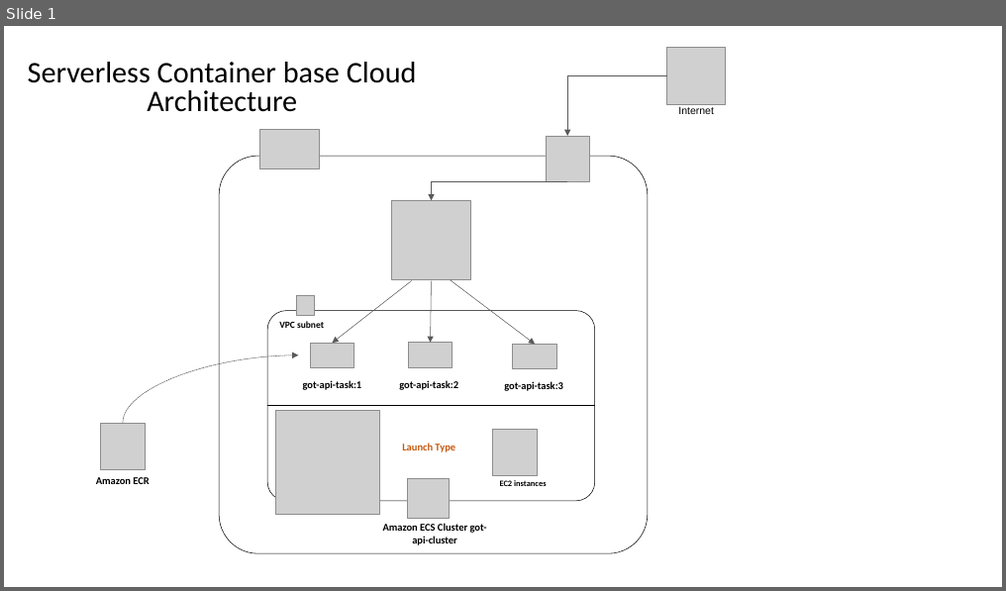
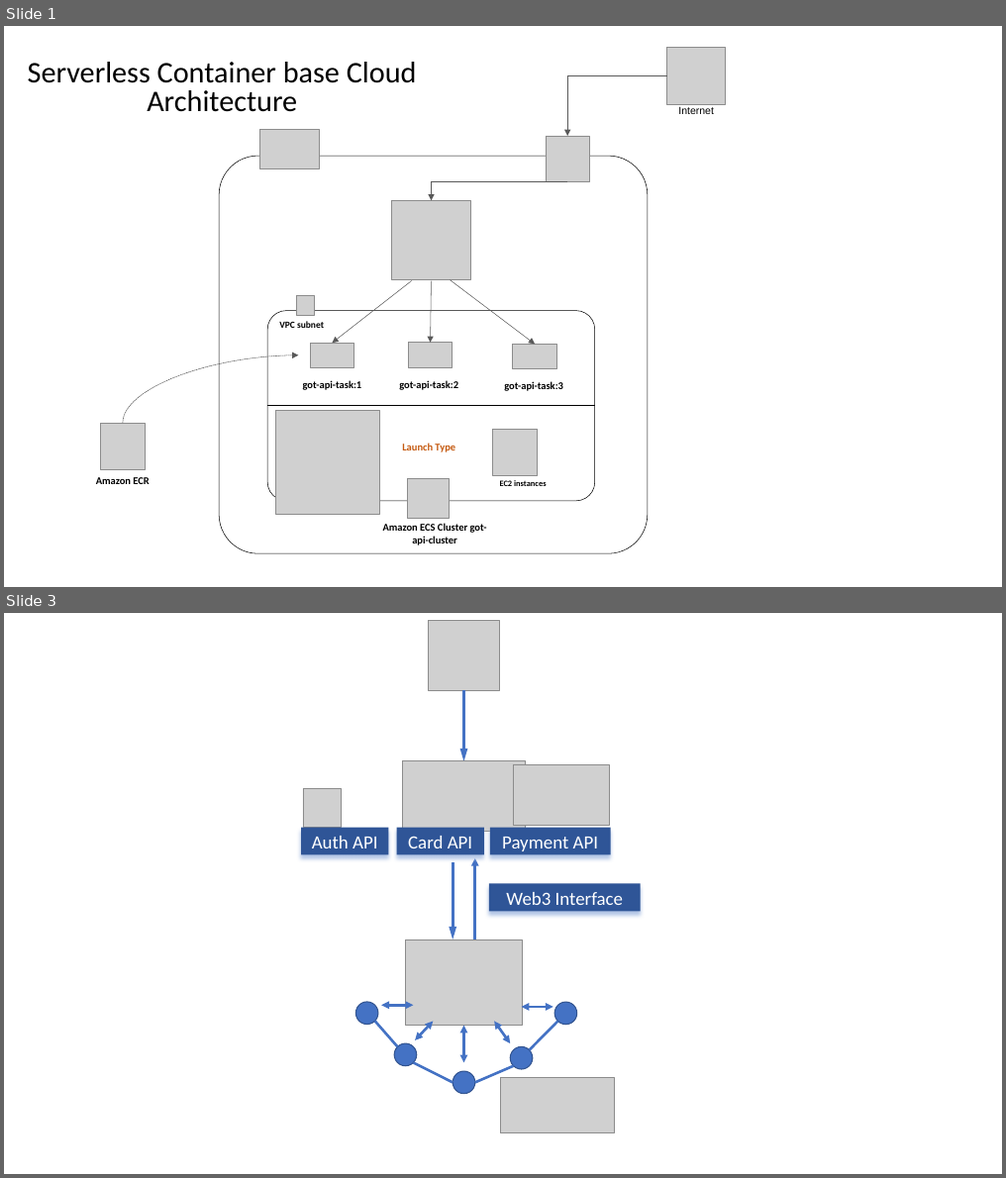
Before and after one commit to nguyensjsu/su18-202-got, a slide deck: Diagrams/ArchitectureDiagrams.pptx. Shown one above the other, each under a label of ours: slide 1 before the commit, slides 1 and 3 after it; the slides between them are not shown. The pictures are 1006x591 and 1006x1178 pixels, drawn with LibreOffice and Linux fonts; fonts in the diff are those of the drawing; grey boxes stand for pictures. Boxes give left, top, right and bottom in pixels: in the first picture for what was removed or moved away, otherwise in the second. Text is boxed around its words. In the diff, an @@ line names an element or a change of style, - is before the commit and + after.

```diff
--- a/Diagrams/ArchitectureDiagrams.pptx
+++ b/Diagrams/ArchitectureDiagrams.pptx
@@ slide 3 added at <box>4,613,1002,1174</box>, background #FFFFFF @@
@@ picture added at <box>429,620,499,690</box> @@
@@ arrow added from (463, 691) to (463, 761), #4472C4 2.5 pt @@
@@ picture added at <box>402,761,526,831</box> @@
@@ picture added at <box>303,789,341,828</box> @@
@@ picture added at <box>514,765,611,826</box> @@
@@ rectangle added at <box>301,827,389,855</box>, fill #2F5597, 18 pt, text #FFFFFF @@
+Auth API
@@ rectangle added at <box>397,827,484,855</box>, fill #2F5597, 18 pt, text #FFFFFF @@
+Card API
@@ rectangle added at <box>490,827,611,855</box>, fill #2F5597, 18 pt, text #FFFFFF @@
+Payment API
@@ arrow added from (452, 862) to (452, 940), #4472C4 2.5 pt @@
@@ arrow added from (475, 940) to (475, 859), #4472C4 2.5 pt @@
@@ rectangle added at <box>489,884,641,912</box>, fill #2F5597, 18 pt, text #FFFFFF @@
+Web3 Interface
@@ picture added at <box>405,940,522,1026</box> @@
@@ ellipse added at <box>355,1002,378,1025</box>, fill #4472C4, outline #325491 1 pt @@
@@ line added from (398, 1048) to (375, 1021), #4472C4 2.5 pt @@
@@ double arrow added from (381, 1005) to (414, 1005), #4472C4 2.5 pt @@
@@ double arrow added from (415, 1041) to (433, 1022), #4472C4 2.5 pt @@
@@ double arrow added from (463, 1062) to (463, 1026), #4472C4 2.5 pt @@
@@ double arrow added from (510, 1045) to (494, 1022), #4472C4 2.5 pt @@
@@ double arrow added from (522, 1007) to (553, 1007), #4472C4 2.5 pt @@
@@ line added from (558, 1022) to (530, 1051), #4472C4 2.5 pt @@
@@ ellipse added at <box>555,1002,577,1025</box>, fill #4472C4, outline #325491 1 pt @@
@@ ellipse added at <box>394,1045,417,1066</box>, fill #4472C4, outline #325491 1 pt @@
@@ ellipse added at <box>510,1048,533,1069</box>, fill #4472C4, outline #325491 1 pt @@
@@ line added from (452, 1083) to (414, 1062), #4472C4 2.5 pt @@
@@ ellipse added at <box>452,1072,475,1094</box>, fill #4472C4, outline #325491 1 pt @@
@@ line added from (514, 1065) to (475, 1083), #4472C4 2.5 pt @@
@@ picture added at <box>500,1078,614,1134</box> @@
```
Also in this commit, not shown: 1 slide changed, 15 other files.
